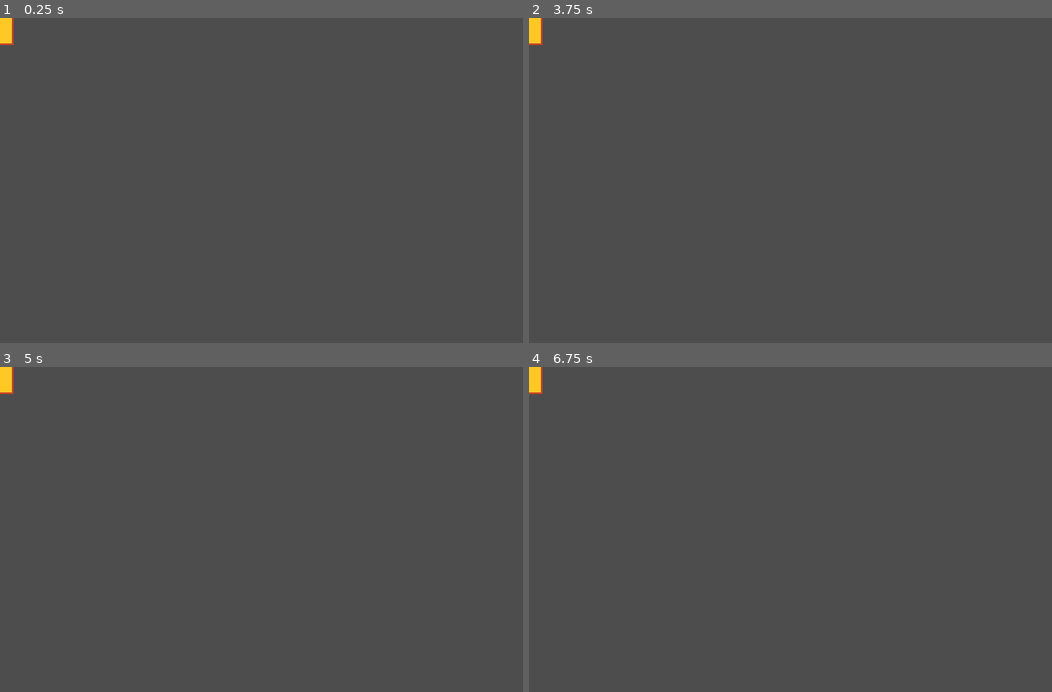
Above: before the commit, frames 1-4 (two rows, left to right).
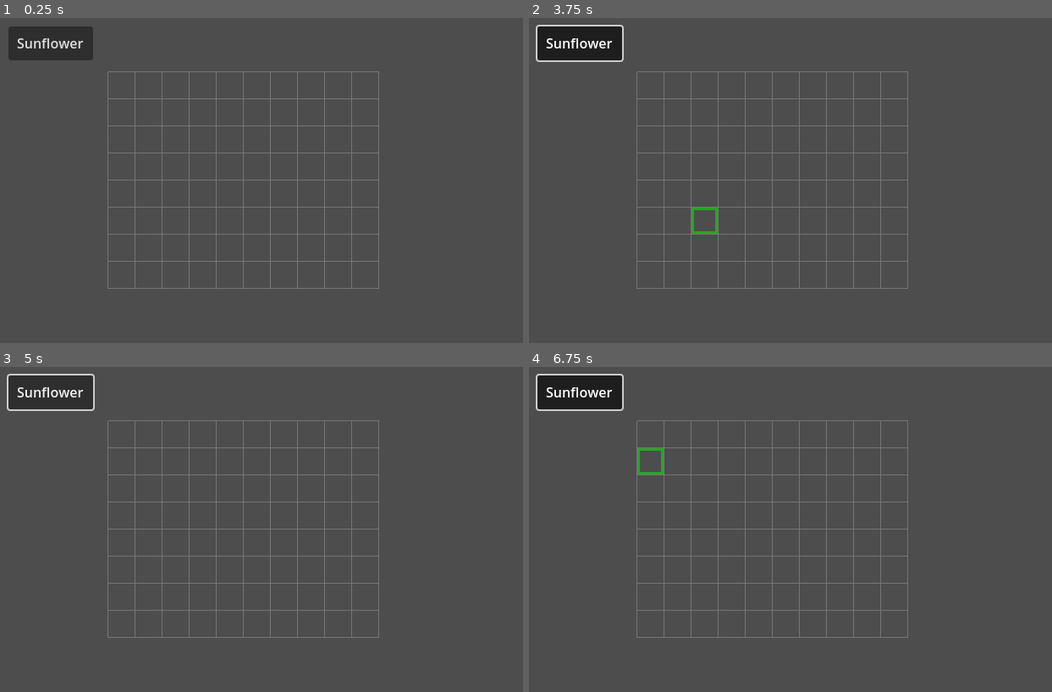
Above: after the commit, the same moments.

Repository: gkmelo-dev/Grid-Roguelike
Game: Godot game, scene res://src/scenes/Game.tscn
The game is run twice, just before and just after one commit, with the same random seed, the same clock (stepped at 60 frames per second) and the same inputs.
Inputs (mouse positions are in pixels of both pictures, inside the frame that each line leads up to):
- Up to frame 1 (0.25 s): no input
- Up to frame 2 (3.75 s): click (581, 44) at 0.5 s, where only the run after the commit has a clickable "Sunflower"; click (581, 44) at 1.25 s, where only the run after the commit has a clickable "Sunflower"; click (581, 44) at 2 s, where only the run after the commit has a clickable "Sunflower"; tap Enter at 2.75 s; move the mouse to (905, 164) at 2.77 s; click (905, 164) at 2.92 s; tap Space at 3.5 s; drag from (685, 196) to (764, 245) at 3.52 s
- Up to frame 3 (5 s): tap Enter at 4.25 s; move the mouse to (313, 458) at 4.27 s; click (313, 458) at 4.42 s
- Up to frame 4 (6.75 s): tap Space at 5, 6.5 s; drag from (764, 594) to (633, 480) at 5.02 s; tap Enter at 5.75 s; move the mouse to (947, 578) at 5.77 s; click (947, 578) at 5.92 s; drag from (633, 480) to (712, 448) at 6.52 s

The runs differ from the first frame. In frame 1, 4.2% of the frame differs, in the area x 0-73%, y 0-84%; in frame 2, 4.5%; in frame 3, 4.4%; in frame 4, 4.5%.

Commit message:
.

Diff:
--- /dev/null
+++ b/src/scenes/Game.gd
@@ -0,0 +1,18 @@
+extends Node2D
+
+# Main Game Scene
+
+@onready var grid: Node2D = $Grid
+@onready var game_hud: Control = $GameHud
+
+func _ready() -> void:
+	_setup_connections()
+	Logger.info("Game scene ready", "Game")
+
+func _setup_connections() -> void:
+	# Connect GameHud to Grid
+	if game_hud and grid:
+		game_hud.set_grid_reference(grid)
+		Logger.info("GameHud connected to Grid", "Game")
+	else:
+		Logger.error("Failed to connect GameHud to Grid", "Game")
--- a/src/scenes/Game.tscn
+++ b/src/scenes/Game.tscn
@@ -1,7 +1,13 @@
-[gd_scene load_steps=2 format=3 uid="uid://cslmowbmwmeoe"]
+[gd_scene load_steps=4 format=3 uid="uid://cslmowbmwmeoe"]
 
-[ext_resource type="PackedScene" uid="uid://bt1dpwser8wsf" path="res://src/scenes/entities/entities/Sunflower.tscn" id="1_mmm3n"]
+[ext_resource type="Script" uid="uid://rxcwh5cufmi" path="res://src/scenes/Game.gd" id="1_k8v5l"]
+[ext_resource type="PackedScene" uid="uid://doa4xxlrhpp0p" path="res://src/scenes/Grid.tscn" id="2_mmm3n"]
+[ext_resource type="PackedScene" uid="uid://cbil4pue48et" path="res://src/scenes/ui/GameHud.tscn" id="3_7bdat"]
 
 [node name="Game" type="Node2D"]
+script = ExtResource("1_k8v5l")
 
-[node name="Sunflower" parent="." instance=ExtResource("1_mmm3n")]
+[node name="Grid" parent="." instance=ExtResource("2_mmm3n")]
+position = Vector2(128, 64)
+
+[node name="GameHud" parent="." instance=ExtResource("3_7bdat")]
--- a/src/scenes/Grid.gd
+++ b/src/scenes/Grid.gd
@@ -1 +1,378 @@
 extends Node2D
+
+# Clean Grid System for entity placement with multi-cell patterns
+
+# Grid configuration
+@export var grid_width: int = GameConfig.DEFAULT_GRID_WIDTH
+@export var grid_height: int = GameConfig.DEFAULT_GRID_HEIGHT
+@export var cell_size: Vector2 = GameConfig.DEFAULT_CELL_SIZE
+@export var show_grid_lines: bool = true
+@export var grid_line_color: Color = Color(0.5, 0.5, 0.5, 0.8)
+@export var grid_line_width: float = 1.0
+
+# Grid state management
+var grid_cells: Array[Array] = []  # 2D array tracking which entities occupy each cell
+var placed_entities: Array[Entity] = []  # List of all entities on the grid
+
+# Drag and drop state
+var dragging_entity: Entity = null
+var drag_offset: Vector2 = Vector2.ZERO
+var preview_pattern: GridEntityPattern = null
+var preview_position: Vector2i = Vector2i(-1, -1)
+var preview_valid: bool = false
+
+# Placement mode state
+var placement_mode: bool = false
+var placement_pattern: GridEntityPattern = null
+
+# Signals
+signal entity_placed(entity: Entity, position: Vector2i)
+signal entity_moved(entity: Entity, old_position: Vector2i, new_position: Vector2i)
+signal entity_removed(entity: Entity, position: Vector2i)
+signal cell_clicked(position: Vector2i, entity: Entity)
+
+func _ready() -> void:
+	_initialize_grid()
+	Logger.info("Grid initialized with size %dx%d" % [grid_width, grid_height], "Grid")
+
+func _initialize_grid() -> void:
+	grid_cells.clear()
+	placed_entities.clear()
+
+	# Initialize 2D array
+	for x in range(grid_width):
+		grid_cells.append([])
+		for y in range(grid_height):
+			grid_cells[x].append(null)
+
+func _draw() -> void:
+	if show_grid_lines:
+		_draw_grid_lines()
+
+	if dragging_entity and preview_pattern:
+		_draw_preview()
+	elif placement_mode and placement_pattern and preview_position != Vector2i(-1, -1):
+		_draw_placement_preview()
+
+func _draw_grid_lines() -> void:
+	# Draw vertical lines
+	for x in range(grid_width + 1):
+		var start = Vector2(x * cell_size.x, 0)
+		var end = Vector2(x * cell_size.x, grid_height * cell_size.y)
+		draw_line(start, end, grid_line_color, grid_line_width)
+
+	# Draw horizontal lines
+	for y in range(grid_height + 1):
+		var start = Vector2(0, y * cell_size.y)
+		var end = Vector2(grid_width * cell_size.x, y * cell_size.y)
+		draw_line(start, end, grid_line_color, grid_line_width)
+
+func _draw_preview() -> void:
+	if preview_position == Vector2i(-1, -1):
+		return
+
+	var cells = preview_pattern.get_absolute_cells(preview_position)
+	var color = GameConfig.UI_COLORS["preview_valid"] if preview_valid else GameConfig.UI_COLORS["preview_invalid"]
+
+	for cell in cells:
+		if is_valid_cell(cell):
+			var rect = Rect2(
+				Vector2(cell.x * cell_size.x, cell.y * cell_size.y) + Vector2(2, 2),
+				cell_size - Vector2(4, 4)
+			)
+			draw_rect(rect, color, true)
+			draw_rect(rect, GameConfig.UI_COLORS["preview_outline"], false, 2)
+
+func _draw_placement_preview() -> void:
+	if preview_position == Vector2i(-1, -1) or not placement_pattern:
+		return
+
+	var cells = placement_pattern.get_absolute_cells(preview_position)
+	var color = GameConfig.UI_COLORS["preview_valid"] if preview_valid else GameConfig.UI_COLORS["preview_invalid"]
+
+	for cell in cells:
+		if is_valid_cell(cell):
+			var rect = Rect2(
+				Vector2(cell.x * cell_size.x, cell.y * cell_size.y) + Vector2(2, 2),
+				cell_size - Vector2(4, 4)
+			)
+			# Draw border instead of filled rect for placement mode
+			draw_rect(rect, color, false, 3)
+
+func _input(event: InputEvent) -> void:
+	if event is InputEventMouseButton:
+		_handle_mouse_button(event)
+	elif event is InputEventMouseMotion:
+		_handle_mouse_motion(event)
+
+func _handle_mouse_button(event: InputEventMouseButton) -> void:
+	var local_pos = to_local(event.position)
+	var cell_pos = world_to_grid(local_pos)
+
+	if event.button_index == MOUSE_BUTTON_LEFT:
+		if event.pressed:
+			_handle_left_click_pressed(cell_pos, local_pos)
+		else:
+			_handle_left_click_released(cell_pos)
+	elif event.button_index == MOUSE_BUTTON_RIGHT and event.pressed:
+		_handle_right_click(cell_pos)
+
+func _handle_left_click_pressed(cell_pos: Vector2i, world_pos: Vector2) -> void:
+	if not is_valid_cell(cell_pos):
+		return
+
+	var entity = get_entity_at_cell(cell_pos)
+	if entity:
+		# Start dragging existing entity
+		_start_dragging_entity(entity, world_pos)
+	else:
+		# Empty cell clicked
+		cell_clicked.emit(cell_pos, null)
+
+func _handle_left_click_released(cell_pos: Vector2i) -> void:
+	if dragging_entity:
+		_finish_dragging(cell_pos)
+
+func _handle_right_click(cell_pos: Vector2i) -> void:
+	if dragging_entity and dragging_entity.grid_component and dragging_entity.grid_component.get_pattern().can_rotate:
+		# Rotate dragging entity
+		var current_pattern = dragging_entity.grid_component.get_pattern()
+		var rotated_pattern = current_pattern.rotate_clockwise()
+		dragging_entity.grid_component.set_pattern(rotated_pattern)
+		preview_pattern = rotated_pattern
+		_update_preview()
+		Logger.debug("Rotated entity pattern", "Grid")
+
+func _handle_mouse_motion(event: InputEventMouseMotion) -> void:
+	var local_pos = to_local(event.position)
+	var cell_pos = world_to_grid(local_pos)
+
+	if dragging_entity:
+		dragging_entity.global_position = event.position - drag_offset
+		if is_valid_cell(cell_pos):
+			preview_position = cell_pos
+			_update_preview()
+	elif placement_mode and placement_pattern:
+		# Update placement preview
+		if is_valid_cell(cell_pos):
+			preview_position = cell_pos
+			_update_placement_preview()
+
+	queue_redraw()
+
+func _start_dragging_entity(entity: Entity, click_pos: Vector2) -> void:
+	dragging_entity = entity
+	drag_offset = click_pos - entity.position
+
+	if entity.grid_component:
+		preview_pattern = entity.grid_component.get_pattern()
+		# Remove entity from grid temporarily
+		_remove_entity_from_grid(entity)
+
+	Logger.debug("Started dragging entity: %s" % entity.name, "Grid")
+
+func _finish_dragging(cell_pos: Vector2i) -> void:
+	if not dragging_entity:
+		return
+
+	var old_position = Vector2i(-1, -1)
+	if dragging_entity.grid_component:
+		old_position = dragging_entity.grid_component.get_grid_position()
+
+	if is_valid_cell(cell_pos) and _can_place_entity_at(dragging_entity, cell_pos):
+		# Place entity at new position
+		_place_entity_at(dragging_entity, cell_pos)
+
+		if old_position != Vector2i(-1, -1):
+			entity_moved.emit(dragging_entity, old_position, cell_pos)
+		else:
+			entity_placed.emit(dragging_entity, cell_pos)
+
+		Logger.info("Entity placed at (%d, %d)" % [cell_pos.x, cell_pos.y], "Grid")
+	else:
+		# Invalid placement - return entity to original position or remove
+		if old_position != Vector2i(-1, -1) and _can_place_entity_at(dragging_entity, old_position):
+			_place_entity_at(dragging_entity, old_position)
+			Logger.warning("Invalid placement, returned entity to original position", "Grid")
+		else:
+			# Remove entity if can't return to original position
+			_remove_entity_completely(dragging_entity)
+			Logger.warning("Invalid placement and cannot return to original position, removed entity", "Grid")
+
+	# Clear dragging state
+	dragging_entity = null
+	drag_offset = Vector2.ZERO
+	preview_pattern = null
+	preview_position = Vector2i(-1, -1)
+	queue_redraw()
+
+func _update_preview() -> void:
+	if preview_pattern and is_valid_cell(preview_position):
+		preview_valid = can_place_pattern_at(preview_pattern, preview_position)
+	else:
+		preview_valid = false
+
+func _update_placement_preview() -> void:
+	if placement_pattern and is_valid_cell(preview_position):
+		preview_valid = can_place_pattern_at(placement_pattern, preview_position)
+	else:
+		preview_valid = false
+
+# Entity placement methods
+func place_entity(entity: Entity, cell_pos: Vector2i) -> bool:
+	if not _can_place_entity_at(entity, cell_pos):
+		Logger.warning("Cannot place entity at (%d, %d)" % [cell_pos.x, cell_pos.y], "Grid")
+		return false
+
+	_place_entity_at(entity, cell_pos)
+	entity_placed.emit(entity, cell_pos)
+	return true
+
+func _place_entity_at(entity: Entity, cell_pos: Vector2i) -> void:
+	if not entity.grid_component:
+		Logger.error("Entity has no GridComponent", "Grid")
+		return
+
+	# Set entity position
+	entity.grid_component.set_grid_position(cell_pos)
+	entity.position = grid_to_world(cell_pos)
+
+	# Mark cells as occupied
+	var occupied_cells = entity.grid_component.get_occupied_cells()
+	for cell in occupied_cells:
+		if is_valid_cell(cell):
+			grid_cells[cell.x][cell.y] = entity
+
+	# Add to entity list if not already there
+	if entity not in placed_entities:
+		placed_entities.append(entity)
+		add_child(entity)
+
+func _can_place_entity_at(entity: Entity, cell_pos: Vector2i) -> bool:
+	if not entity.grid_component:
+		return false
+
+	var pattern = entity.grid_component.get_pattern()
+	return can_place_pattern_at(pattern, cell_pos)
+
+func can_place_pattern_at(pattern: GridEntityPattern, cell_pos: Vector2i) -> bool:
+	if not pattern:
+		return false
+
+	var cells = pattern.get_absolute_cells(cell_pos)
+	for cell in cells:
+		if not is_valid_cell(cell) or is_cell_occupied(cell):
+			return false
+
+	return true
+
+func _remove_entity_from_grid(entity: Entity) -> void:
+	if not entity.grid_component:
+		return
+
+	var occupied_cells = entity.grid_component.get_occupied_cells()
+	for cell in occupied_cells:
+		if is_valid_cell(cell) and grid_cells[cell.x][cell.y] == entity:
+			grid_cells[cell.x][cell.y] = null
+
+func _remove_entity_completely(entity: Entity) -> void:
+	_remove_entity_from_grid(entity)
+	if entity in placed_entities:
+		placed_entities.erase(entity)
+	if entity.get_parent() == self:
+		remove_child(entity)
+	entity_removed.emit(entity, entity.grid_component.get_grid_position() if entity.grid_component else Vector2i.ZERO)
+
+# Grid utility methods
+func world_to_grid(world_pos: Vector2) -> Vector2i:
+	return Vector2i(
+		int(world_pos.x / cell_size.x),
+		int(world_pos.y / cell_size.y)
+	)
+
+func grid_to_world(grid_pos: Vector2i) -> Vector2:
+	return Vector2(grid_pos.x * cell_size.x, grid_pos.y * cell_size.y)
+
+func is_valid_cell(cell_pos: Vector2i) -> bool:
+	return (cell_pos.x >= 0 and cell_pos.x < grid_width and
+			cell_pos.y >= 0 and cell_pos.y < grid_height)
+
+func is_cell_occupied(cell_pos: Vector2i) -> bool:
+	if not is_valid_cell(cell_pos):
+		return true
+	return grid_cells[cell_pos.x][cell_pos.y] != null
+
+func get_entity_at_cell(cell_pos: Vector2i) -> Entity:
+	if not is_valid_cell(cell_pos):
+		return null
+	return grid_cells[cell_pos.x][cell_pos.y]
+
+# Private helper methods (keep for internal use)
+func _is_valid_cell(cell_pos: Vector2i) -> bool:
+	return is_valid_cell(cell_pos)
+
+func _is_cell_occupied(cell_pos: Vector2i) -> bool:
+	return is_cell_occupied(cell_pos)
+
+func _can_place_pattern_at(pattern: GridEntityPattern, cell_pos: Vector2i) -> bool:
+	return can_place_pattern_at(pattern, cell_pos)
+
+# Public API
+func add_entity_to_grid(entity_scene: PackedScene, pattern: GridEntityPattern = null) -> Entity:
+	var entity = entity_scene.instantiate() as Entity
+	if not entity:
+		Logger.error("Failed to instantiate entity scene", "Grid")
+		return null
+
+	# Set pattern if provided
+	if pattern and entity.grid_component:
+		entity.grid_component.set_pattern(pattern)
+
+	# Entity will be positioned when placed
+	return entity
+
+func set_placement_mode(enabled: bool, pattern: GridEntityPattern = null) -> void:
+	placement_mode = enabled
+	placement_pattern = pattern
+
+	if not enabled:
+		preview_position = Vector2i(-1, -1)
+		preview_valid = false
+
+	queue_redraw()
+	Logger.debug("Placement mode: %s" % ("enabled" if enabled else "disabled"), "Grid")
+
+func is_in_placement_mode() -> bool:
+	return placement_mode
+
+func get_placement_pattern() -> GridEntityPattern:
+	return placement_pattern
+
+func get_grid_bounds() -> Rect2i:
+	return Rect2i(0, 0, grid_width, grid_height)
+
+func get_all_entities() -> Array[Entity]:
+	return placed_entities.duplicate()
+
+func clear_grid() -> void:
+	for entity in placed_entities.duplicate():
+		_remove_entity_completely(entity)
+	_initialize_grid()
+	Logger.info("Grid cleared", "Grid")
+
+# Debug information
+func get_debug_info() -> Dictionary:
+	var occupied_count = 0
+	for x in range(grid_width):
+		for y in range(grid_height):
+			if grid_cells[x][y] != null:
+				occupied_count += 1
+
+	return {
+		"grid_size": "%dx%d" % [grid_width, grid_height],
+		"cell_size": str(cell_size),
+		"occupied_cells": occupied_count,
+		"entities_count": placed_entities.size(),
+		"dragging": dragging_entity != null,
+		"preview_valid": preview_valid if dragging_entity else false
+	}
--- /dev/null
+++ b/src/scenes/ui/GameHud.gd
@@ -0,0 +1,112 @@
+extends Control
+
+# Game HUD - Handles entity selection and grid interaction
+
+# UI References
+@onready var sunflower_button: Button
+
+# Grid reference (to be set from Game scene)
+var grid: Node2D = null
+
+# Entity scenes
+var sunflower_scene: PackedScene = preload("res://src/scenes/entities/entities/Sunflower.tscn")
+
+# Selection state
+var selected_entity_scene: PackedScene = null
+var selected_entity_pattern: GridEntityPattern = null
+
+# Signals
+signal entity_selected(entity_scene: PackedScene, pattern: GridEntityPattern)
+signal entity_deselected()
+
+func _ready() -> void:
+	_setup_ui()
+	Logger.info("GameHud ready", "GameHUD")
+
+func _setup_ui() -> void:
+	# Create Sunflower selection button
+	sunflower_button = Button.new()
+	sunflower_button.text = "Sunflower"
+	sunflower_button.toggle_mode = true
+	sunflower_button.size_flags_horizontal = Control.SIZE_EXPAND_FILL
+	sunflower_button.pressed.connect(_on_sunflower_button_pressed)
+
+	# Position the button
+	sunflower_button.position = Vector2(10, 10)
+	sunflower_button.size = Vector2(100, 40)
+
+	add_child(sunflower_button)
+
+func set_grid_reference(grid_node: Node2D) -> void:
+	grid = grid_node
+	if grid:
+		# Connect to grid signals
+		grid.cell_clicked.connect(_on_grid_cell_clicked)
+		Logger.info("GameHud connected to Grid", "GameHUD")
+
+func _on_sunflower_button_pressed() -> void:
+	if sunflower_button.button_pressed:
+		# Select Sunflower
+		selected_entity_scene = sunflower_scene
+		selected_entity_pattern = GridEntityPattern.create_pattern(GridEntityPattern.PatternType.SINGLE)
+
+		# Tell grid to show preview
+		if grid:
+			grid.set_placement_mode(true, selected_entity_pattern)
+
+		entity_selected.emit(selected_entity_scene, selected_entity_pattern)
+		Logger.info("Sunflower selected for placement", "GameHUD")
+	else:
+		# Deselect
+		_deselect_entity()
+
+func _deselect_entity() -> void:
+	selected_entity_scene = null
+	selected_entity_pattern = null
+
+	# Tell grid to hide preview
+	if grid:
+		grid.set_placement_mode(false, null)
+
+	entity_deselected.emit()
+	Logger.info("Entity deselected", "GameHUD")
+
+func _on_grid_cell_clicked(position: Vector2i, entity: Entity) -> void:
+	if entity:
+		# Clicked on existing entity - deselect for now
+		sunflower_button.button_pressed = false
+		_deselect_entity()
+	else:
+		# Clicked on empty cell - try to place selected entity
+		if selected_entity_scene and grid:
+			_place_entity_at(position)
+
+func _place_entity_at(position: Vector2i) -> void:
+	if not selected_entity_scene or not grid:
+		return
+
+	# Create entity
+	var entity = grid.add_entity_to_grid(selected_entity_scene, selected_entity_pattern)
+
+	if entity:
+		if grid.place_entity(entity, position):
+			Logger.info("Entity placed at (%d, %d)" % [position.x, position.y], "GameHUD")
+			# Keep selection active for placing more entities
+		else:
+			# Failed to place - remove entity
+			entity.queue_free()
+			Logger.warning("Cannot place entity at (%d, %d)" % [position.x, position.y], "GameHUD")
+
+# Public API
+func deselect_all() -> void:
+	sunflower_button.button_pressed = false
+	_deselect_entity()
+
+func is_entity_selected() -> bool:
+	return selected_entity_scene != null
+
+func get_selected_entity_scene() -> PackedScene:
+	return selected_entity_scene
+
+func get_selected_pattern() -> GridEntityPattern:
+	return selected_entity_pattern
--- /dev/null
+++ b/src/scenes/ui/GameHud.tscn
@@ -0,0 +1,10 @@
+[gd_scene load_steps=2 format=3 uid="uid://cbil4pue48et"]
+
+[ext_resource type="Script" uid="uid://dsd2kebkh1nj3" path="res://src/scenes/ui/GameHud.gd" id="1_3x8y9"]
+
+[node name="GameHud" type="Control"]
+layout_mode = 3
+anchors_preset = 0
+offset_right = 618.0
+offset_bottom = 384.0
+script = ExtResource("1_3x8y9")
Not shown, added: src/scenes/Game.gd.uid
Not shown, added: src/scenes/ui/GameHud.gd.uid
